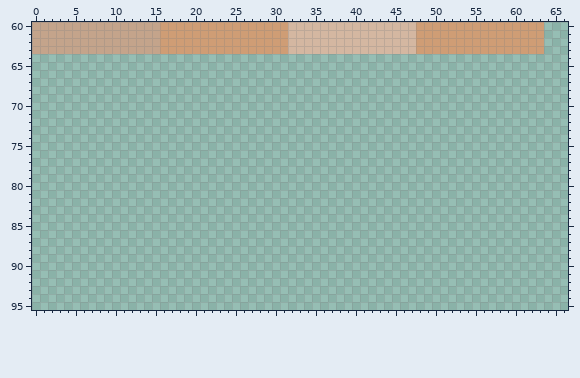
File history of a pixel-art file, world-and-tiles/park-san-roque.aseprite. The picture above is the old version.
96x96 pixels, 1 frame. Pixels under 10% opacity are left out. Colours within 5 levels of each other are drawn and written as one. Shown: x 0..66, y 60..95. The commit also changed other parts of the picture, which this record leaves out.
New version:
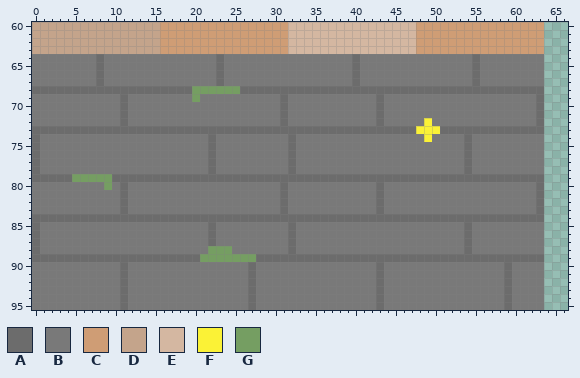
Palette (. is transparent): A #6c6c6c  B #797979  C #cf9d75  D #c4a48b  E #d4b7a1  F #fbf236  G #759e62
Diff:
y 64..67: x 0..63 ................................................................ -> BBBBBBBBABBBBBBBBBBBBBBABBBBBBBBBBBBBBBBABBBBBBBBBBBBBBABBBBBBBB
y 68: x 0..63 ................................................................ -> AAAAAAAAAAAAAAAAAAAAGGGGGGAAAAAAAAAAAAAAAAAAAAAAAAAAAAAAAAAAAAAA
y 69: x 0..63 ................................................................ -> BBBBBBBBBBBABBBBBBBBGBBBBBBBBBBABBBBBBBBBBBABBBBBBBBBBBBBBBBBBBA
y 70..71: x 0..63 ................................................................ -> BBBBBBBBBBBABBBBBBBBBBBBBBBBBBBABBBBBBBBBBBABBBBBBBBBBBBBBBBBBBA
y 72: x 0..63 ................................................................ -> BBBBBBBBBBBABBBBBBBBBBBBBBBBBBBABBBBBBBBBBBABBBBBFBBBBBBBBBBBBBA
y 73: x 0..63 ................................................................ -> AAAAAAAAAAAAAAAAAAAAAAAAAAAAAAAAAAAAAAAAAAAAAAAAFFFAAAAAAAAAAAAA
y 74: x 0..63 ................................................................ -> ABBBBBBBBBBBBBBBBBBBBBABBBBBBBBBABBBBBBBBBBBBBBBBFBBBBABBBBBBBBB
y 75..78: x 0..63 ................................................................ -> ABBBBBBBBBBBBBBBBBBBBBABBBBBBBBBABBBBBBBBBBBBBBBBBBBBBABBBBBBBBB
y 79: x 0..63 ................................................................ -> AAAAAGGGGGAAAAAAAAAAAAAAAAAAAAAAAAAAAAAAAAAAAAAAAAAAAAAAAAAAAAAA
y 80: x 0..63 ................................................................ -> BBBBBBBBBGBABBBBBBBBBBBBBBBBBBBABBBBBBBBBBBABBBBBBBBBBBBBBBBBBBA
y 81..83: x 0..63 ................................................................ -> BBBBBBBBBBBABBBBBBBBBBBBBBBBBBBABBBBBBBBBBBABBBBBBBBBBBBBBBBBBBA
y 84: x 0..63 ................................................................ -> AAAAAAAAAAAAAAAAAAAAAAAAAAAAAAAAAAAAAAAAAAAAAAAAAAAAAAAAAAAAAAAA
y 85..87: x 0..63 ................................................................ -> ABBBBBBBBBBBBBBBBBBBBBABBBBBBBBBABBBBBBBBBBBBBBBBBBBBBABBBBBBBBB
y 88: x 0..63 ................................................................ -> ABBBBBBBBBBBBBBBBBBBBBGGGBBBBBBBABBBBBBBBBBBBBBBBBBBBBABBBBBBBBB
y 89: x 0..63 ................................................................ -> AAAAAAAAAAAAAAAAAAAAAGGGGGGGAAAAAAAAAAAAAAAAAAAAAAAAAAAAAAAAAAAA
y 90..95: x 0..63 ................................................................ -> BBBBBBBBBBBABBBBBBBBBBBBBBBABBBBBBBBBBBBBBBABBBBBBBBBBBBBBBABBBB
